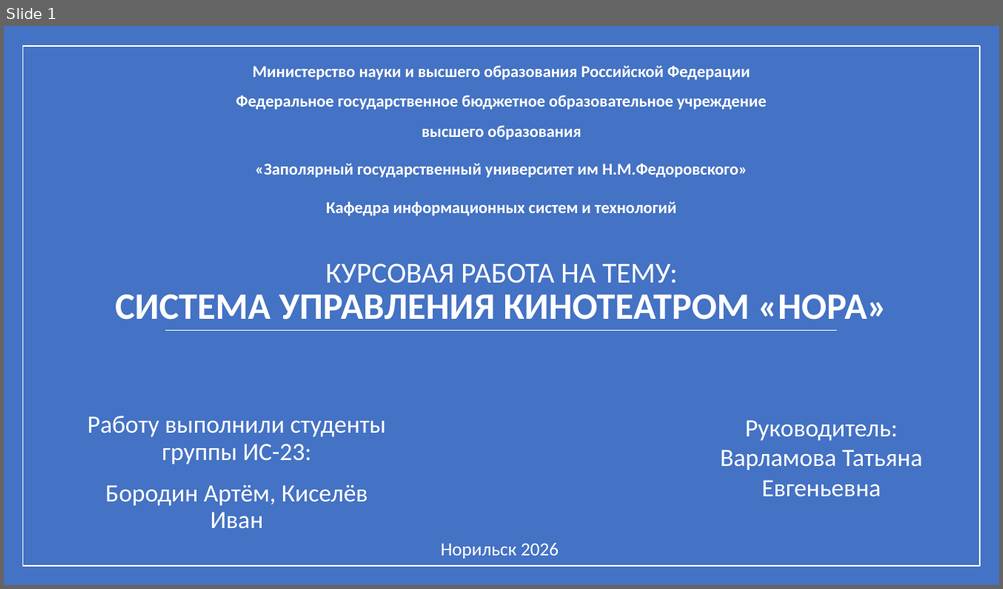
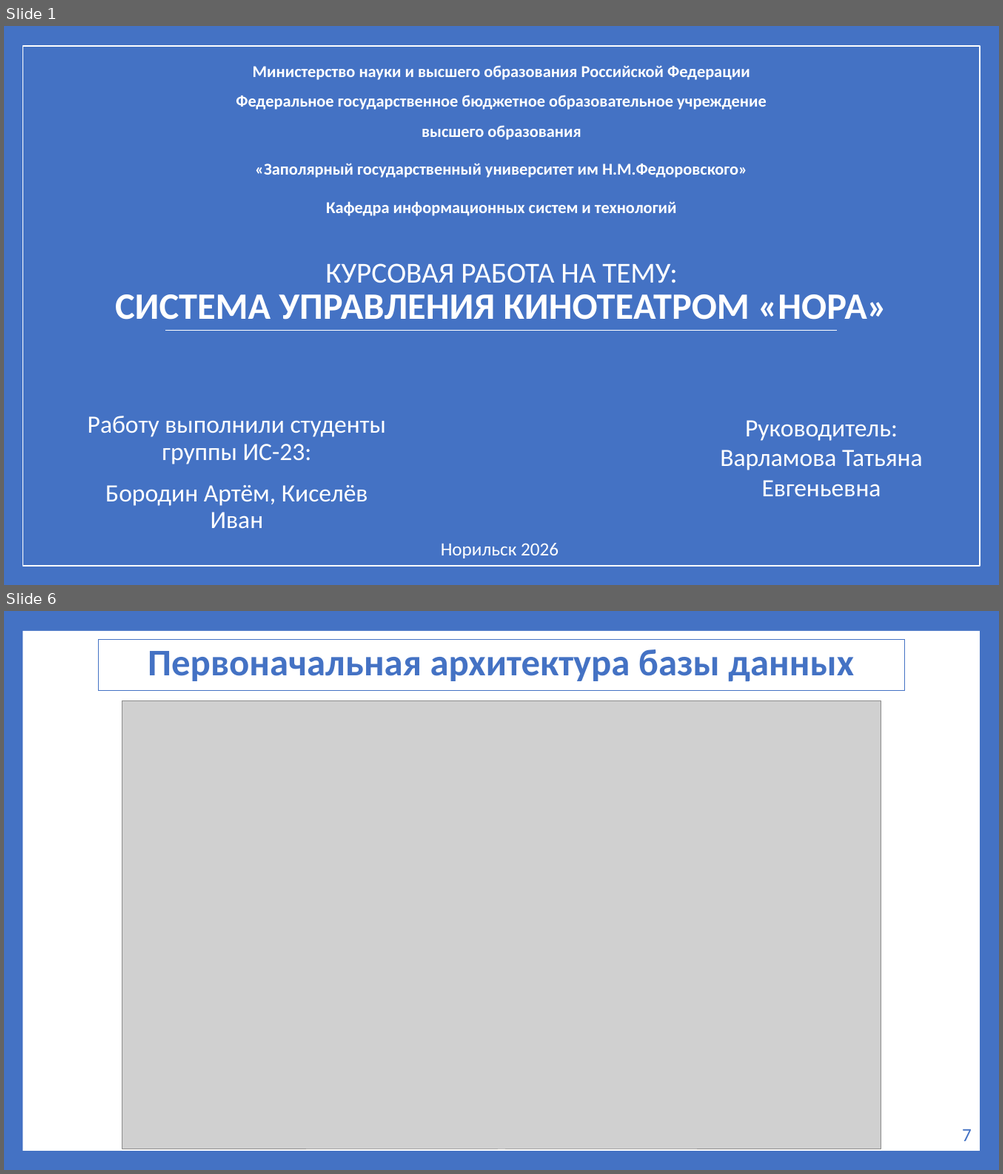
Before and after one commit to artem5438/my-first-repo2, a slide deck: docs/Пояснительные_материалы/Презентация_к_защите.pptx. Shown one above the other, each under a label of ours: slide 1 before the commit, slides 1 and 6 after it; the slides between them are not shown. The pictures are 1003x589 and 1003x1174 pixels, drawn with LibreOffice and Linux fonts; fonts in the diff are those of the drawing; grey boxes stand for pictures. Boxes give left, top, right and bottom in pixels: in the first picture for what was removed or moved away, otherwise in the second. Text is boxed around its words. In the diff, an @@ line names an element or a change of style, - is before the commit and + after.

```diff
--- a/docs/Пояснительные_материалы/Презентация_к_защите.pptx
+++ b/docs/Пояснительные_материалы/Презентация_к_защите.pptx
@@ slide 6 added at [4, 611, 999, 1170], background #4472C4 @@
@@ rectangle added at [22, 631, 979, 1151], fill #FFFFFF @@
@@ rectangle added at [99, 639, 905, 691], outline #4472C4 0.75 pt, 36.3 pt, text #4472C4, bold @@
+Первоначальная архитектура базы данных
@@ picture added at [122, 701, 881, 1150] @@
@@ text added at [962, 1130, 971, 1142], 18 pt, text #4472C4 @@
+7
```
Also in this commit, not shown: 12 slides changed, 5 other slides added, 2 slides removed, 10 other files.
